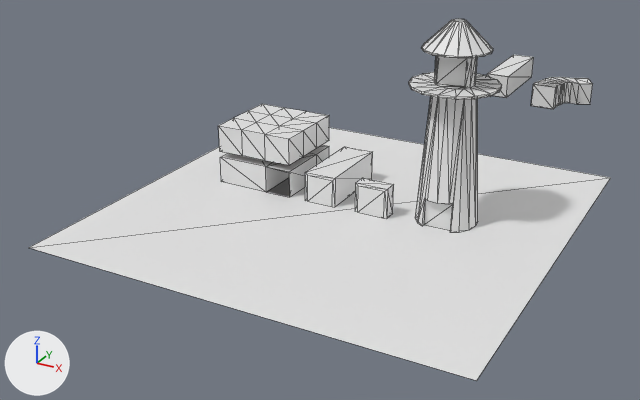
Two versions of the glTF model asset/map04.glb, one commit apart.
Before and after are seen from a camera (50 mm lens) standing at (25.8, -50.6, 25.6) and looking at (-4.0, 3.7, -1.5). The lights are fixed; the arrows at lower left show +X, +Y and +Z. Mesh edges are drawn as thin lines. Where no turn or scale is listed for an object, it has been applied to the vertices.

In view in the first picture: 'mesh_long', 'mesh_rot', 'mesh_tower', 'portal_main_mainlong1_long_long1', 'portal_main_mainshort1_short_short1', 'portal_main_maintower1_tower_tower1', 'portal_main_maintower2_tower_tower2', 'world_main', 'world_rot', 'world_short', 'world_tower'.
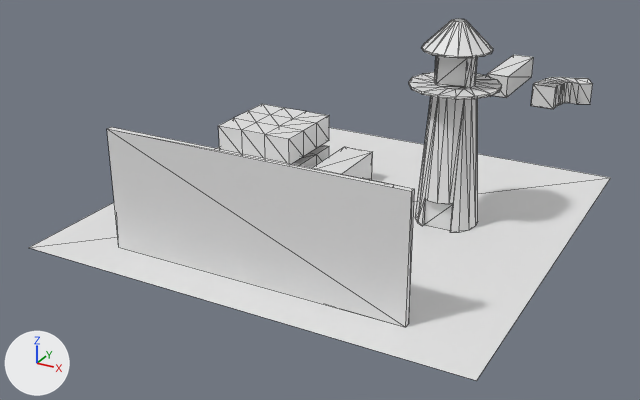
The change in detail:
Mesh me_cube is new.
It is a box spanning x -10.0..10.0, y -0.2..0.2, z -4.0..4.0.
Object 'mesh_portalplace' (ob_mesh_portalplace) is new; it shows me_cube.
Its location is (0.0, -12.0, 4.0).

What differs and where, as boxes [x1, y1, x2, y2] in the pictures (640 x 400 px):
'mesh_portalplace', added: after [107, 127, 415, 327]
'mesh_rot', unchanged, covered by the edit: before [220, 145, 329, 197]; after [292, 145, 329, 168]
